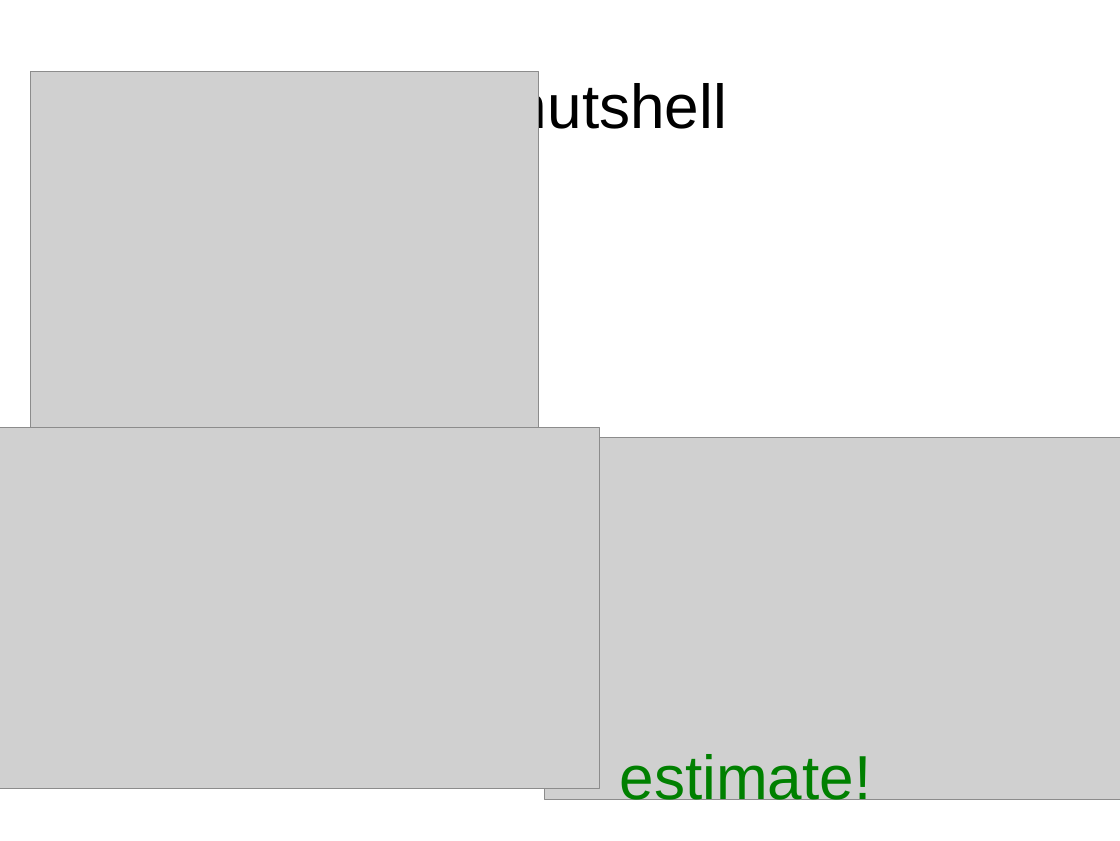
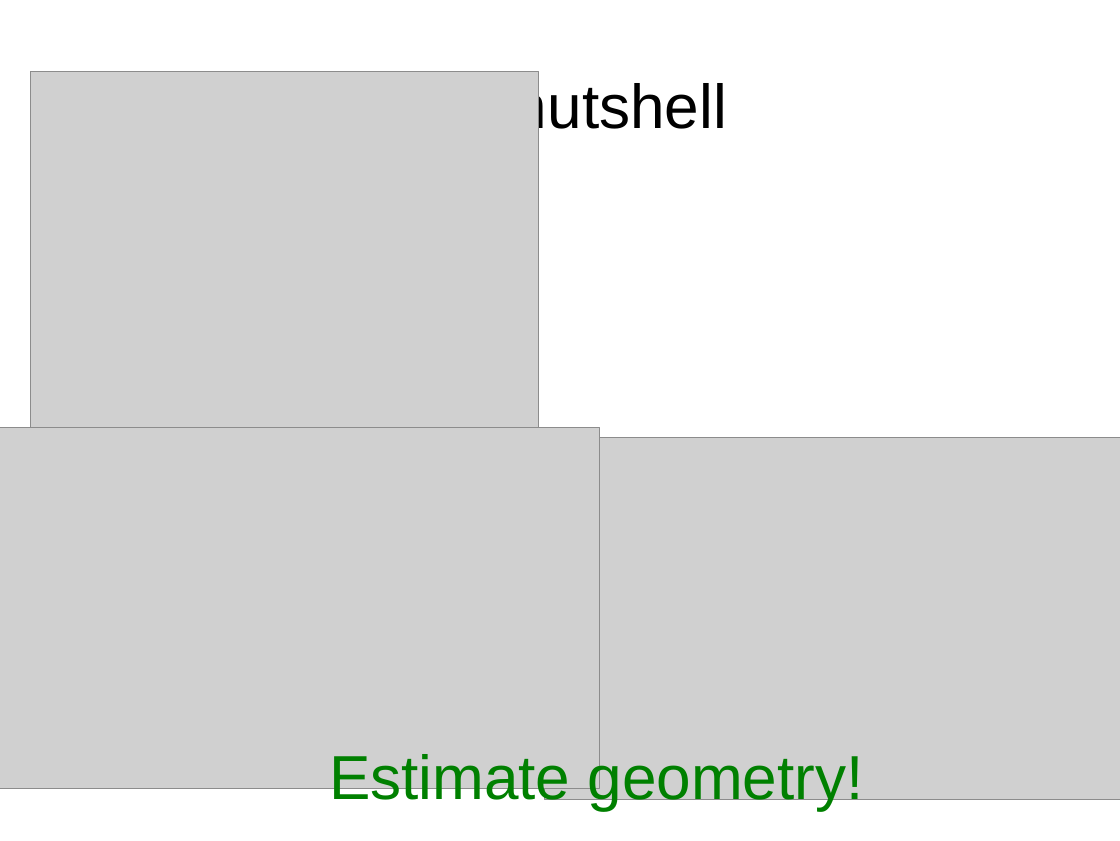
Before and after one commit to leouieda/agu-cancun2013, a slide deck: slide 9 of presentation/uieda_oliveirajr_barbosa.odp. Drawn at 1120x841 pixels with LibreOffice and Linux fonts; fonts in the diff are those of the drawing; grey boxes stand for pictures. Boxes give left, top, right and bottom in pixels: in the first picture for what was removed or moved away, otherwise in the second. Text is boxed around its words. In the diff, an @@ line names an element or a change of style, - is before the commit and + after.

```diff
--- a/presentation/uieda_oliveirajr_barbosa.odp
+++ b/presentation/uieda_oliveirajr_barbosa.odp
@@ text at (329,749,864,810): text changed @@
-estimate!
+Estimate geometry!
```
Also in this commit, not shown: 7 other slides changed, 11 slides added, 3 slides removed, 16 other files.
